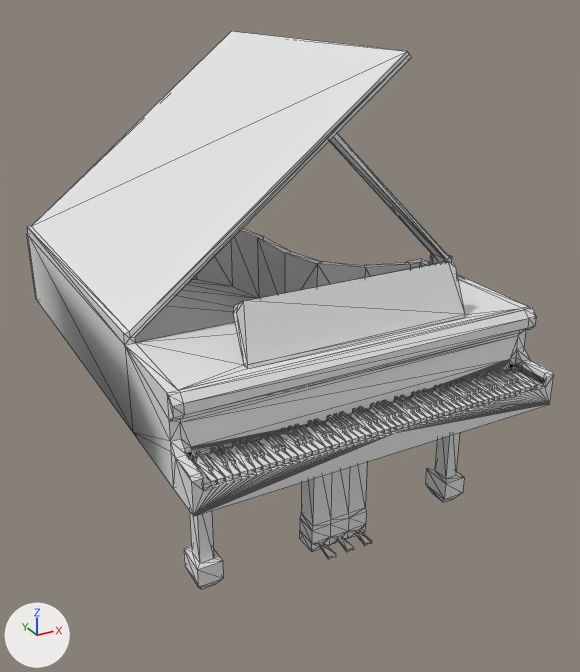
Before and after pictures for a commit that changed the OBJ model Bug Game/Assets/Assets_OBJ/Instruments/Piano.obj.
One viewpoint serves both versions: a 50 mm lens placed at (-146.0, -295.0, 128.0), pointed at (5.0, -20.0, -9.0). The lights are fixed; the arrows at lower left show +X, +Y and +Z. Mesh edges are drawn as thin lines. Materials are left out; every surface is plain grey. Where no turn or scale is listed for an object, it has been applied to the vertices. Vertices at the same position are counted once.

Names of what the first picture shows: 'Piano_Plane'.
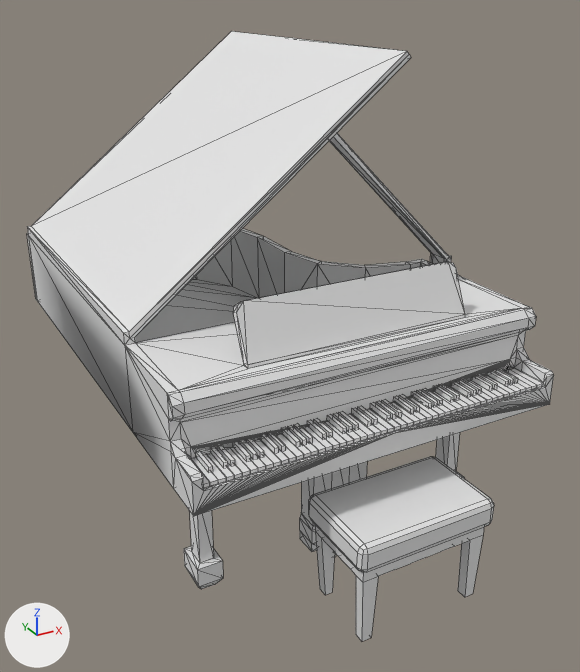
The newer file is also turned or shifted as a whole; pictures and numbers use the older file's frame.

Where the change shows, as pixel boxes (x1, y1, x2, y2) in the pictures (580 x 672 px; the box of a moved part takes in the faces that stretch with it):
'Cube_Cube.037', added
    after: (309, 457, 494, 641)
part 1 of me_piano_plane, added
    after: (191, 460, 210, 488)
part 2 of me_piano_plane, added
    after: (255, 439, 281, 467)
part 3 of me_piano_plane, added
    after: (348, 414, 374, 439)
part 4 of me_piano_plane, added
    after: (366, 409, 394, 433)
part 5 of me_piano_plane, moved or reshaped
    before: (190, 367, 537, 486)
    after: (191, 368, 542, 486)

What the commit changed:
me_piano_plane is used by ob_piano_plane; location (0.0, 0.0, 0.0).
me_piano_plane had 1361 vertices, 2576 faces and spanned x -74.0..74.0, y -102.0..109.0, z -80.0..106.0.
me_piano_plane now has 1198 vertices, 1406 faces, 1 loose edge and spans x -74.0..74.0, y -102.0..109.0, z -80.0..106.0.
me_piano_plane part 1: a new loose piece, a box spanning x -70.4..-67.7, y -100.9..-85.6, z -13.1..-11.4.
me_piano_plane part 2: a new loose piece, a box spanning x -45.6..-42.9, y -100.9..-85.6, z -13.1..-11.4.
me_piano_plane part 3: a new loose piece, a box spanning x -9.8..-7.1, y -100.9..-85.6, z -13.1..-11.4.
me_piano_plane part 4: a new loose piece, a box spanning x -1.5..1.2, y -100.9..-85.6, z -13.1..-11.4.
me_piano_plane part 5: 37 vertices moved within x -57.0..54.0, y -101.0..-86.0, z -13.0..-11.0; 616 vertices removed from x -67.0..70.0, y -101.0..-86.0, z -13.0..-10.0; 421 vertices added at x -68.0..70.0, y -101.0..-85.0, z -13.0..-10.0.
Mesh me_cube_cube_037 is new.
It has 153 vertices, 137 faces and spans x -209.9..-153.0, y -123.3..-87.3, z -80.2..-37.8.
Object 'Cube_Cube.037' (ob_cube_cube_037) is new; it shows me_cube_cube_037.
Its location is (184.2, 0.0, 0.0).
